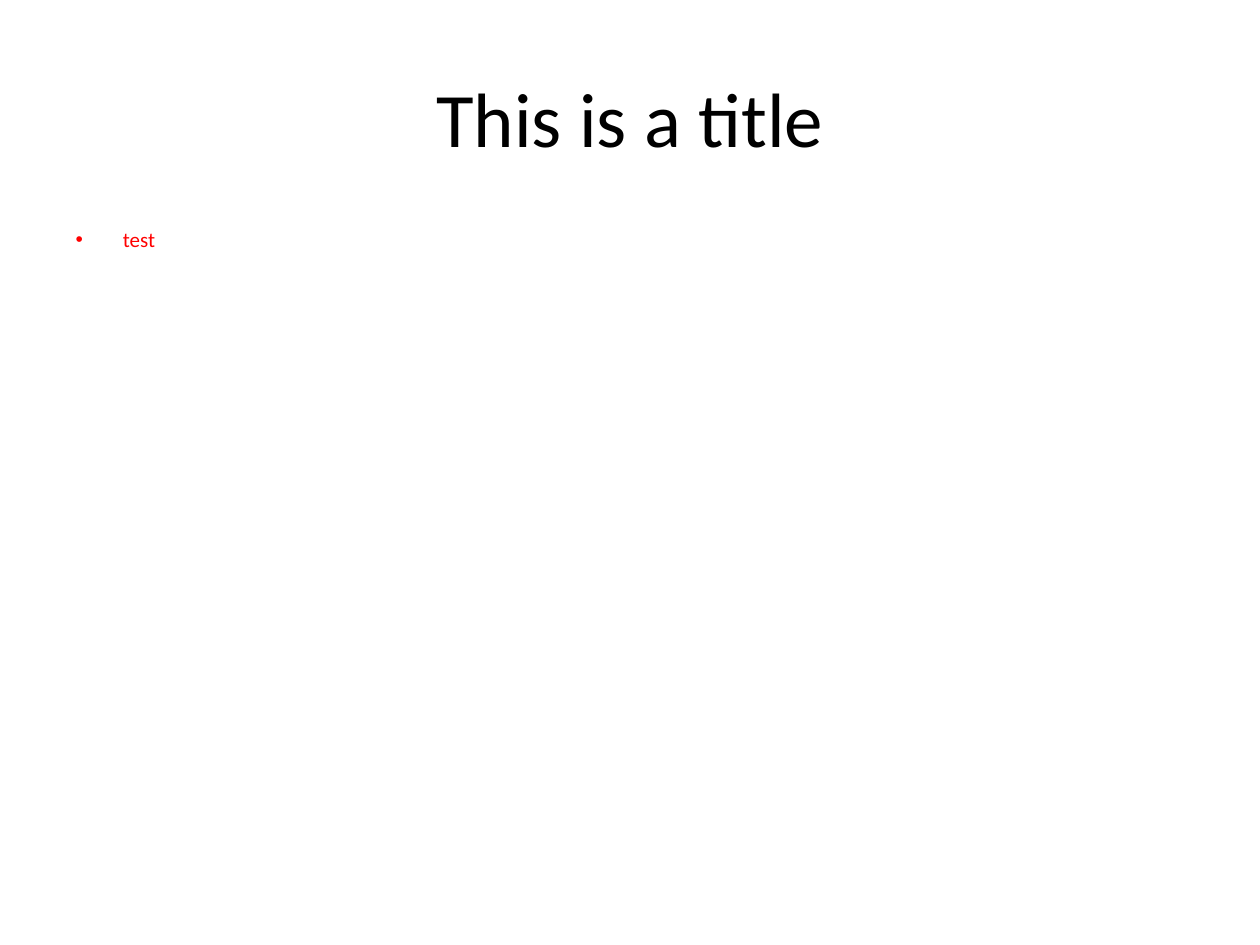
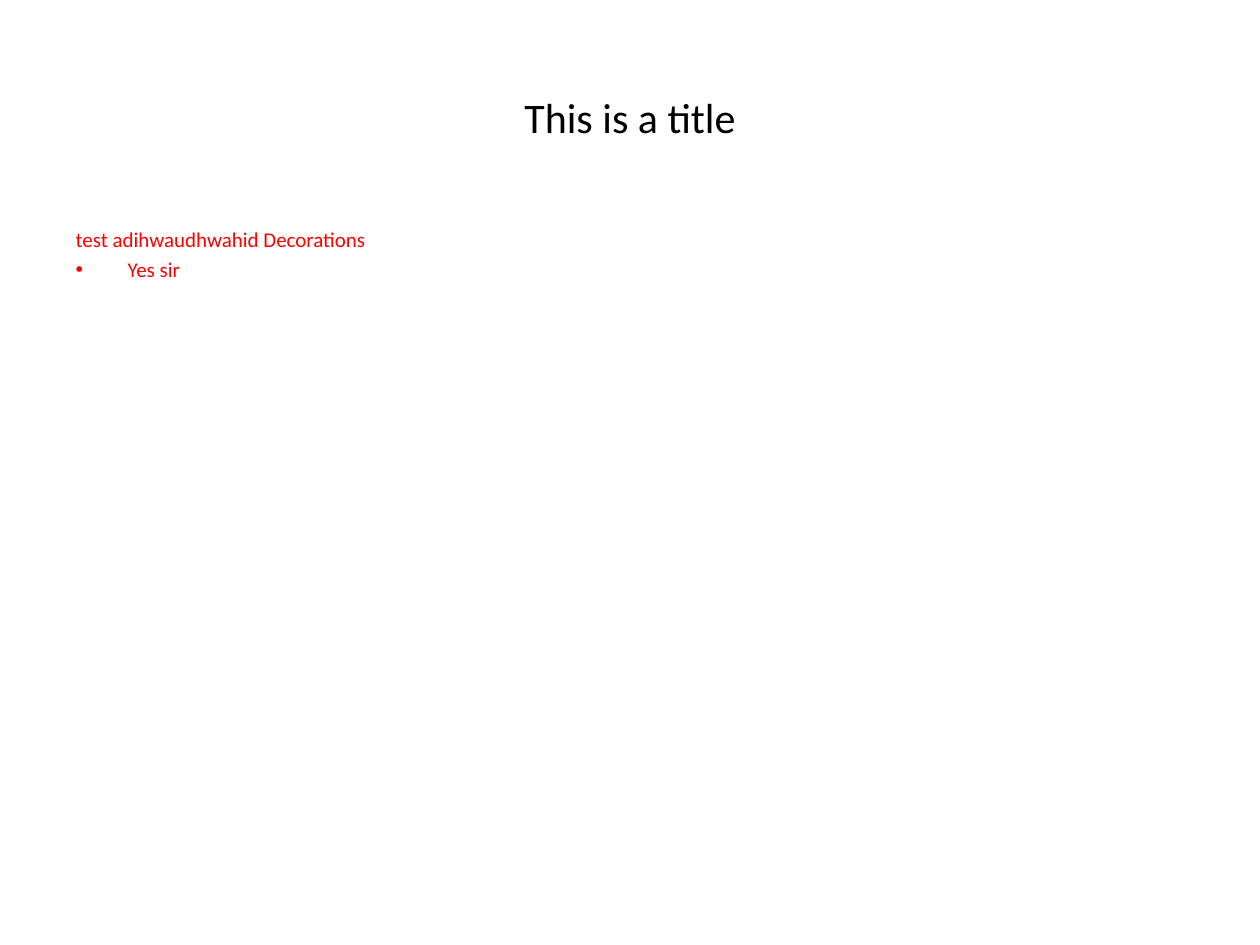
Before and after one commit to monstrotac/JsonConverterProject, a slide deck: slide 1 of JsonConverter/target/classes/OutputFolder/test.pptx. Drawn at 1260x945 pixels with LibreOffice and Linux fonts; fonts in the diff are those of the drawing. Boxes give left, top, right and bottom in pixels: in the first picture for what was removed or moved away, otherwise in the second. Text is boxed around its words. In the diff, an @@ line names an element or a change of style, - is before the commit and + after.

```diff
--- a/JsonConverter/target/classes/OutputFolder/test.pptx
+++ b/JsonConverter/target/classes/OutputFolder/test.pptx
@@ title "This is a title" at bbox=[524, 103, 736, 134]: size 44 to 24 pt @@
@@ text at bbox=[76, 232, 365, 277]: text changed @@
-• test
+• test adihwaudhwahid Decorations
+  Yes sir
```
Also in this commit, not shown: 1 slide added, 7 other files.
